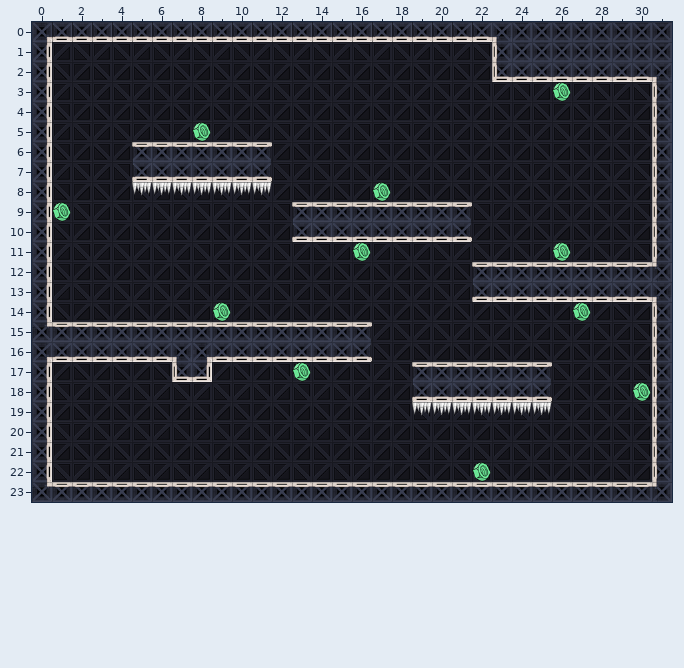
Tiled map -- src/map/Level_1.tmx. The first picture shows the starting point.
Cells are 30x30 px. Shown: x 0..31, y 0..23.
After the commit:
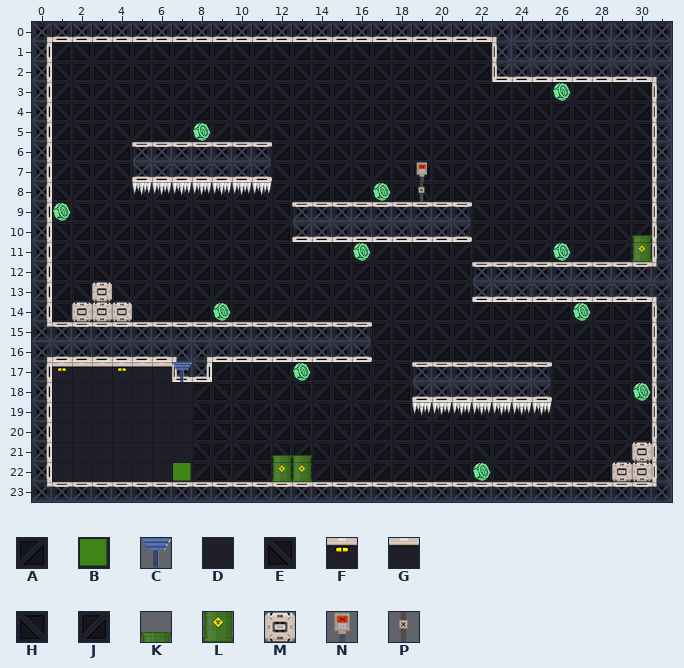
Key: from "Tileset_map": A 0, B 21, C 27, D 49, E 51, F 52, G 53, H 55, J 56, K 65, L 70, M 75, N 77, P 79.
_ is an empty cell.
See-through tiles are keyed as they look on the map.
From old to new:
Layer "Background":
Tile A becomes tile D in row 19 at x 1, 3, 5 and 7; in row 21 at x 1, 3, 5 and 7.
Tile E becomes tile D in row 19 at x 2, 4 and 6; in row 21 at x 2, 4 and 6.
Tile H becomes tile D in row 18 at x 1, 3, 5 and 7; in row 20 at x 1, 3, 5 and 7; in row 22 at x 1, 3, 5 and 7.
Tile J becomes tile D in row 18 at x 2, 4 and 6; in row 20 at x 2, 4 and 6; in row 22 at x 2, 4 and 6.
Tile A becomes tile F in row 17 at x 1.
Tile E becomes tile F in row 17 at x 4.
Tile A becomes tile G in row 17 at x 3 and 5.
Tile E becomes tile G in row 17 at x 2 and 6.
Layer "Walls":
The author put tile L in row 11 at x 30; in row 22 at x 12 to 13.
The author put tile M in row 13 at x 3; in row 14 at x 2 to 4; in row 21 at x 30; in row 22 at x 29 to 30.
The author put tile N in row 7 at x 19.
The author put tile P in row 8 at x 19.
Layer "StaticEnemies":
The author put tile K in row 10 at x 30; in row 21 at x 12 to 13.
The author put tile L in row 11 at x 30; in row 22 at x 12 to 13.
Layer "Laser":
The author put tile C in row 17 at x 7.
Layer "LaserMax":
The author put tile B in row 22 at x 7.
Boxes around the changes in both pictures, in picture pixels (x1, y1, x2, y2):
added: (416, 162, 427, 202)
added: (632, 235, 652, 262)
added: (72, 282, 132, 322)
changed: (52, 362, 192, 481)
added: (272, 455, 312, 482)
added: (612, 442, 652, 482)
